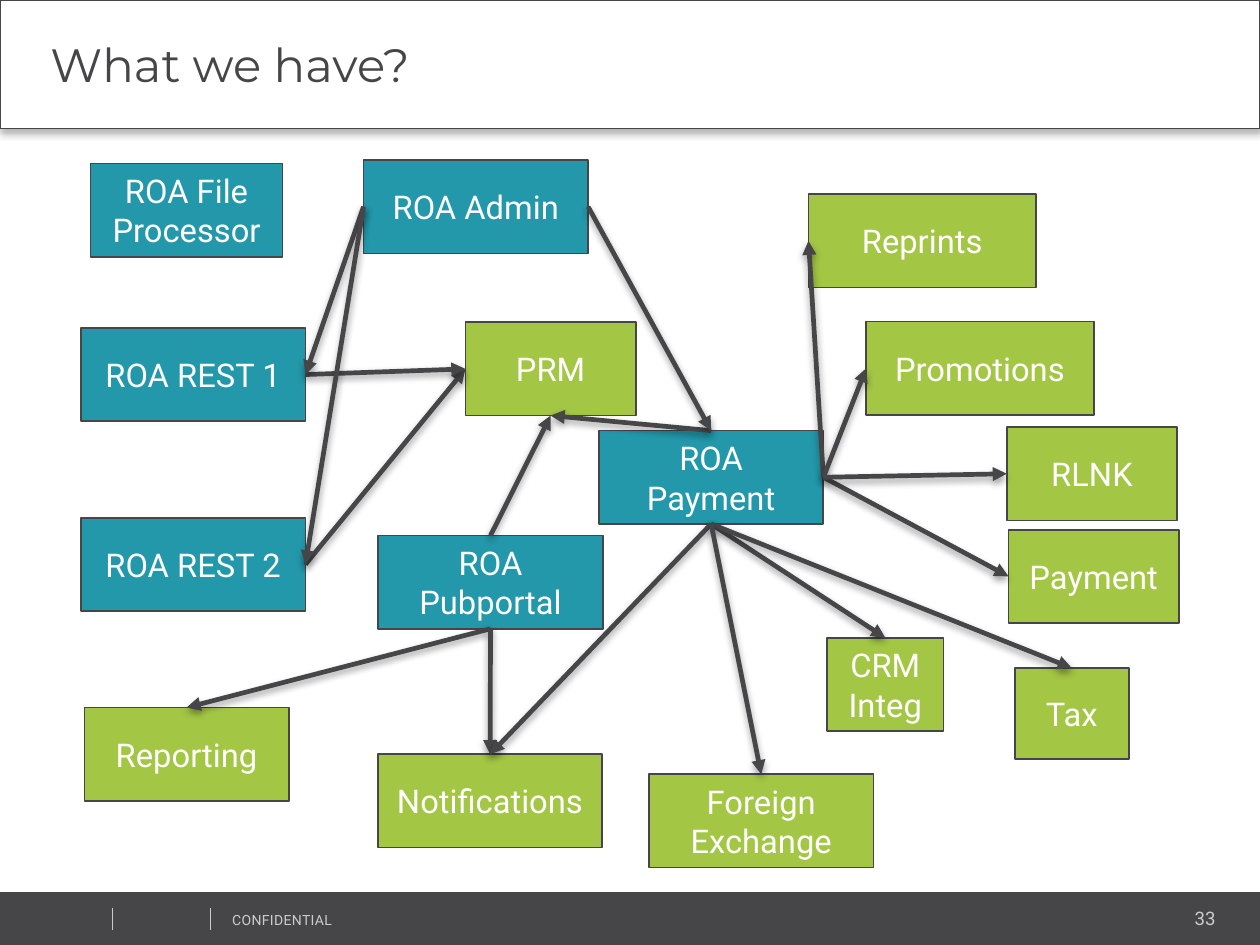
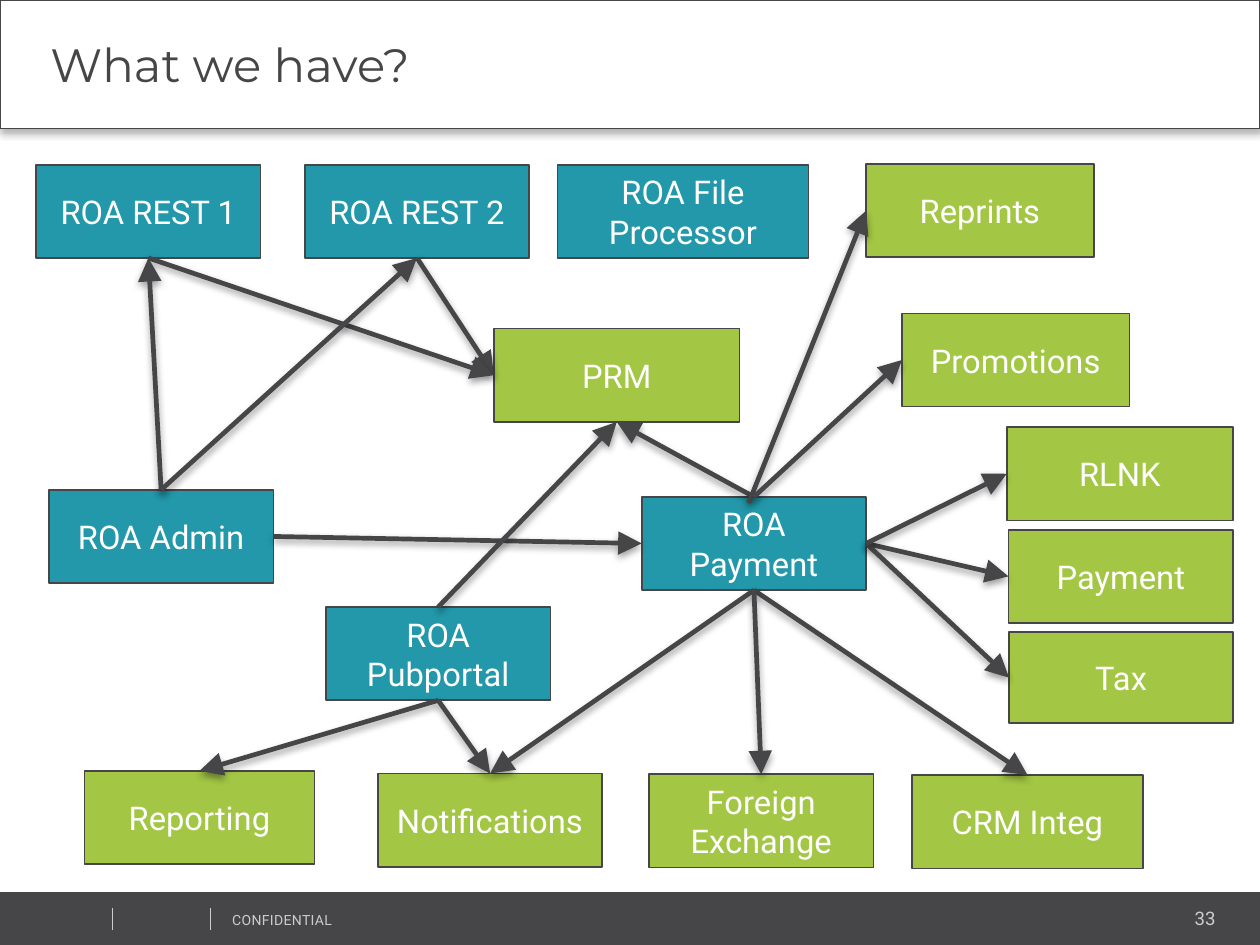
Before and after one commit to vitali-kviatkouski/personal, a slide deck: slide 33 of MicroservicesITWeek2017.pptx. Drawn at 1260x945 pixels with LibreOffice and Linux fonts; fonts in the diff are those of the drawing; background and template pictures are left out. Boxes give left, top, right and bottom in pixels: in the first picture for what was removed or moved away, otherwise in the second. Text is boxed around its words. In the diff, an @@ line names an element or a change of style, - is before the commit and + after.

Commit message:
Aligned diagram

```diff
--- a/MicroservicesITWeek2017.pptx
+++ b/MicroservicesITWeek2017.pptx
@@ rectangle "ROA REST 1": place and size @@
-rectangle "ROA REST 1" at box(81, 328, 306, 422)
+rectangle "ROA REST 1" at box(37, 165, 262, 259)
@@ rectangle "ROA REST 2": place and size @@
-rectangle "ROA REST 2" at box(81, 517, 306, 612)
+rectangle "ROA REST 2" at box(304, 165, 529, 259)
@@ rectangle "ROA File Processor": place and size @@
-rectangle "ROA File Processor" at box(91, 163, 282, 257)
+rectangle "ROA File Processor" at box(558, 165, 808, 259)
@@ rectangle "Reprints": place and size @@
-rectangle "Reprints" at box(808, 195, 1035, 289)
+rectangle "Reprints" at box(867, 165, 1094, 259)
@@ arrow moved from (823, 477) - (808, 240) to (749, 502) - (867, 210) @@
@@ arrow moved from (306, 375) - (465, 370) to (148, 259) - (494, 375) @@
@@ arrow moved from (363, 207) - (306, 375) to (161, 491) - (148, 259) @@
@@ arrow moved from (363, 207) - (306, 564) to (161, 491) - (417, 259) @@
@@ arrow moved from (306, 564) - (465, 370) to (417, 259) - (494, 375) @@
@@ rectangle "PRM": place and size @@
-rectangle "PRM" at box(465, 323, 635, 417)
+rectangle "PRM" at box(494, 329, 739, 423)
@@ rectangle "Promotions": place and size @@
-rectangle "Promotions" at box(867, 321, 1094, 415)
+rectangle "Promotions" at box(902, 314, 1129, 408)
@@ arrow moved from (823, 477) - (867, 368) to (754, 497) - (902, 360) @@
@@ arrow moved from (491, 536) - (551, 415) to (438, 606) - (617, 422) @@
@@ arrow moved from (711, 430) - (551, 415) to (754, 497) - (617, 422) @@
@@ rectangle "RLNK": place and size @@
-rectangle "RLNK" at box(1006, 427, 1176, 521)
+rectangle "RLNK" at box(1006, 427, 1233, 521)
@@ arrow moved from (823, 477) - (1006, 474) to (867, 544) - (1006, 474) @@
@@ rectangle "ROA Admin": place and size @@
-rectangle "ROA Admin" at box(363, 160, 588, 254)
+rectangle "ROA Admin" at box(49, 491, 274, 585)
@@ rectangle "ROA Payment": place and size @@
-rectangle "ROA Payment" at box(598, 430, 823, 524)
+rectangle "ROA Payment" at box(642, 497, 867, 591)
@@ arrow moved from (588, 207) - (711, 430) to (274, 536) - (642, 544) @@
@@ rectangle "Payment": place and size @@
-rectangle "Payment" at box(1008, 529, 1178, 623)
+rectangle "Payment" at box(1008, 529, 1233, 623)
@@ arrow moved from (823, 477) - (823, 477) to (867, 544) - (867, 544) @@
@@ arrow moved from (823, 477) - (1008, 576) to (867, 544) - (1008, 576) @@
@@ arrow moved from (711, 524) - (1072, 669) to (867, 544) - (1010, 677) @@
@@ arrow moved from (711, 524) - (491, 754) to (754, 590) - (491, 773) @@
@@ arrow moved from (711, 524) - (761, 774) to (754, 590) - (761, 774) @@
@@ arrow moved from (711, 524) - (885, 638) to (754, 590) - (1028, 774) @@
@@ rectangle "ROA Pubportal": place and size @@
-rectangle "ROA Pubportal" at box(378, 536, 603, 630)
+rectangle "ROA Pubportal" at box(326, 606, 551, 701)
@@ rectangle "Tax": place and size @@
-rectangle "Tax" at box(1015, 669, 1129, 759)
+rectangle "Tax" at box(1010, 632, 1233, 722)
@@ arrow moved from (491, 628) - (186, 707) to (438, 701) - (200, 771) @@
@@ arrow moved from (491, 628) - (491, 754) to (438, 701) - (491, 773) @@
@@ rectangle "Reporting": place and size @@
-rectangle "Reporting" at box(84, 707, 289, 801)
+rectangle "Reporting" at box(84, 771, 314, 865)
@@ rectangle "Notifications": place and size @@
-rectangle "Notifications" at box(378, 754, 603, 848)
+rectangle "Notifications" at box(378, 773, 603, 867)
@@ rectangle "CRM Integ": place and size @@
-rectangle "CRM Integ" at box(827, 638, 942, 732)
+rectangle "CRM Integ" at box(912, 774, 1142, 869)
```
